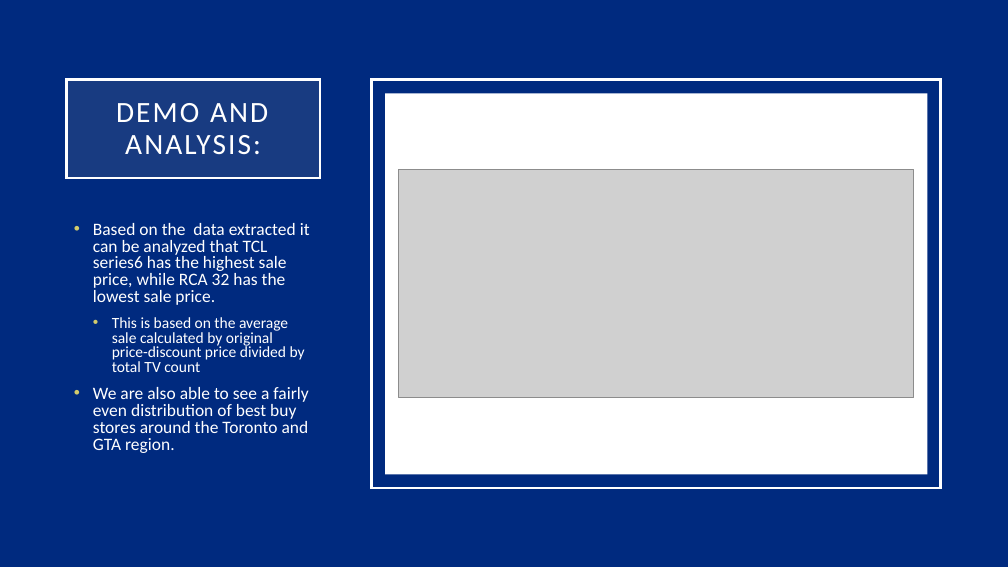
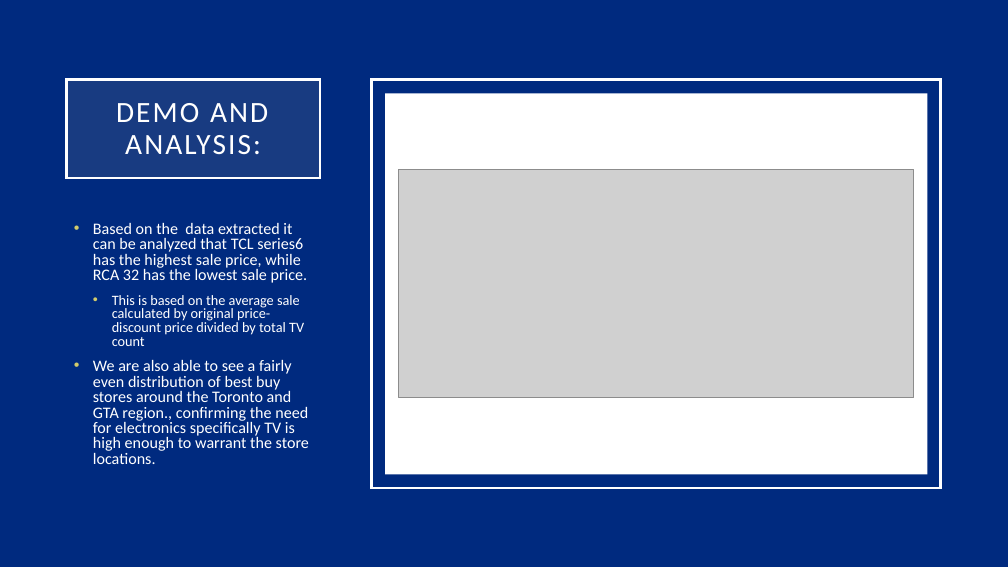
Before and after one commit to kdmorjam/best-buy-project3, a slide deck: slide 7 of BestBuy.pptx. Drawn at 1008x567 pixels with LibreOffice and Linux fonts; fonts in the diff are those of the drawing; grey boxes stand for pictures. Boxes give left, top, right and bottom in pixels: in the first picture for what was removed or moved away, otherwise in the second. Text is boxed around its words. In the diff, an @@ line names an element or a change of style, - is before the commit and + after.

Commit message:
presentation

```diff
--- a/BestBuy.pptx
+++ b/BestBuy.pptx
@@ text at box(93, 223, 308, 346): size 16.6 to 15.3 pt in "Based on the data extracted it can ..."; size 14.8 to 13.6 pt in "This is based on the average sale ..." @@
@@ text at box(93, 360, 309, 464): text changed; size 16.6 to 15.3 pt @@
-• We are also able to see a fairly even distribution of best buy stores around the Toronto and GTA region.
+• We are also able to see a fairly even distribution of best buy stores around the Toronto and GTA region., confirming the need for electronics specifically TV is high enough to warrant the store locations.
```
